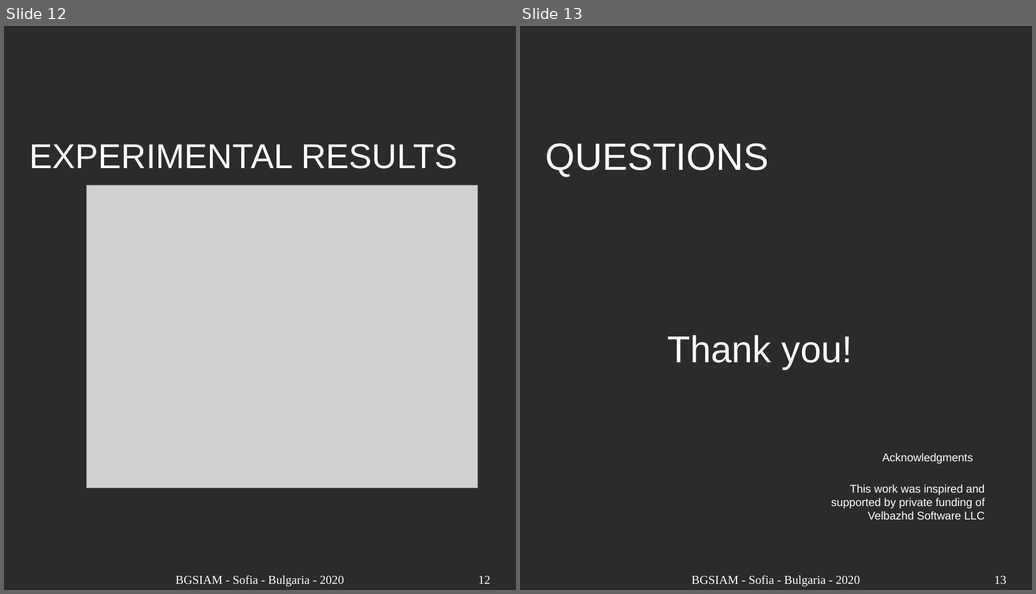
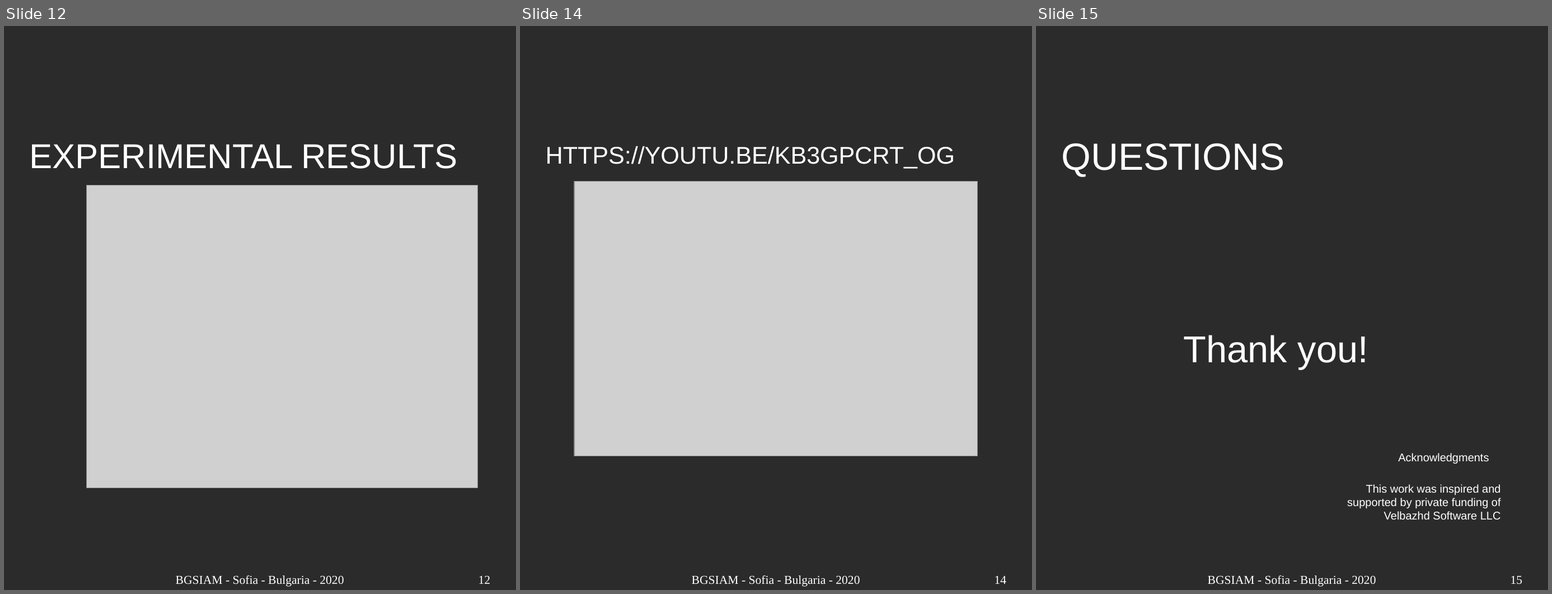
Before and after one commit to TodorBalabanov/BGSIAM20-Bulgaria-Section-of-SIAM-2020, a slide deck: Curve-Fitting-Motivated-Differential-Evolution-Mutation.odp. Shown side by side, each under a label of ours: slides 12 and 13 before the commit, slides 12, 14 and 15 after it; the slides between them are not shown. The pictures are 1036x594 and 1552x594 pixels, drawn with LibreOffice and Linux fonts; fonts in the diff are those of the drawing; grey boxes stand for pictures; background and template pictures are left out; a plain dark background stands for a picture behind light text. Boxes give left, top, right and bottom in pixels: in the first picture for what was removed or moved away, otherwise in the second. Text is boxed around its words. In the diff, an @@ line names an element or a change of style, - is before the commit and + after.

```diff
--- a/Curve-Fitting-Motivated-Differential-Evolution-Mutation.odp
+++ b/Curve-Fitting-Motivated-Differential-Evolution-Mutation.odp
@@ slide 14 added at bbox=[520, 26, 1032, 590], background picture (left out) @@
@@ title added at bbox=[546, 146, 955, 169], 28 pt, text #FFFFFF @@
+HTTPS://YOUTU.BE/KB3GPCRT_OG
@@ picture added at bbox=[574, 181, 978, 457] @@
@@ text added at bbox=[692, 576, 860, 587], 14 pt, text #FFFFFF @@
+BGSIAM - Sofia - Bulgaria - 2020
@@ page number added at bbox=[995, 576, 1007, 584], 14 pt, text #FFFFFF @@
+14
@@ what was slide 13 is now slide 15 @@
@@ page number at bbox=[1511, 576, 1523, 585]: text changed @@
-13
+15
```
Also in this commit, not shown: 1 other slide added.
